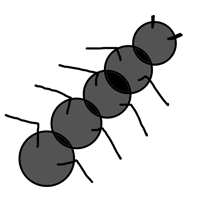
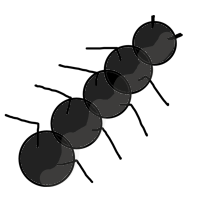
Layered file, before and after one edit (200x200). Changes by layer:
added layer "Paint Layer 2" (16%) above "Paint Layer 1" over [21, 23, 176, 187]
painted on "Paint Layer 1" over [21, 23, 176, 187]
